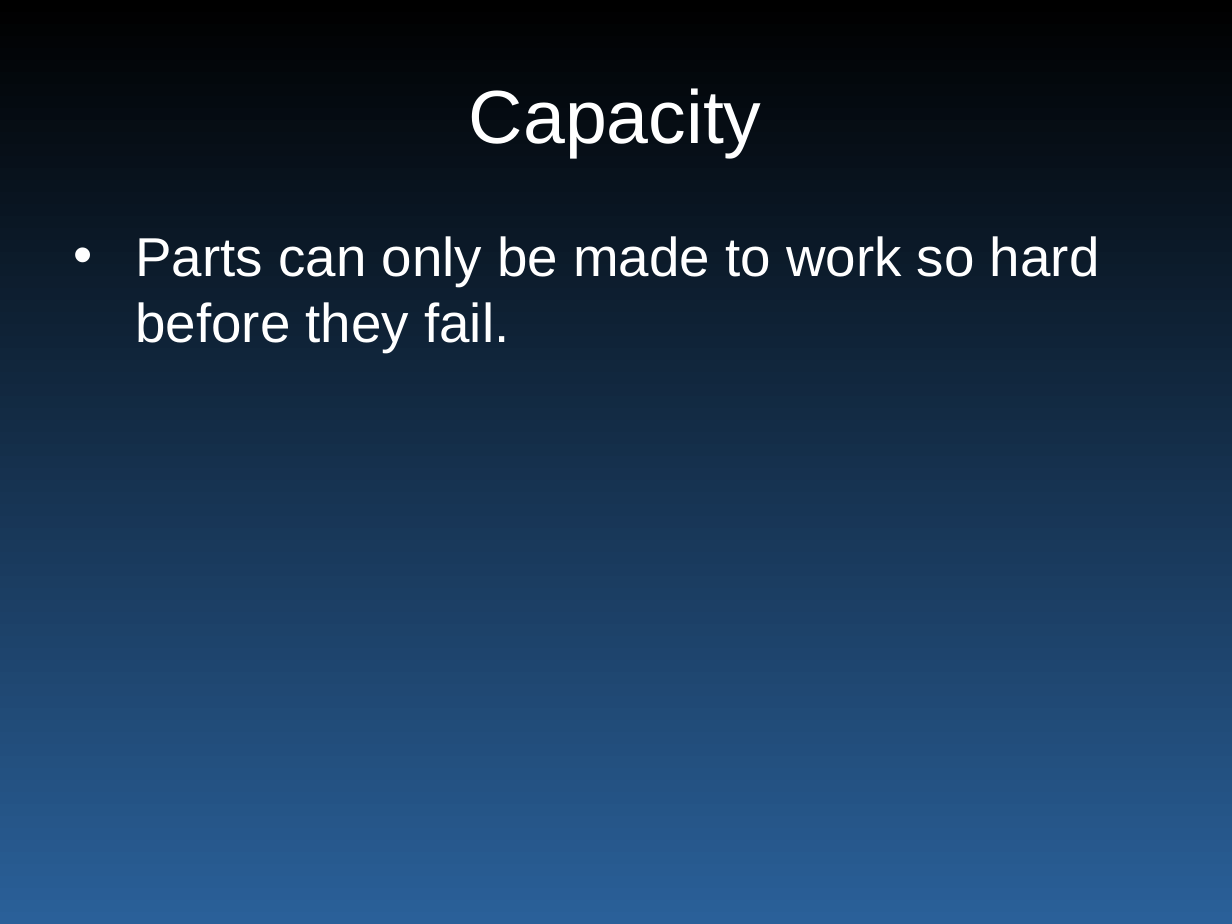
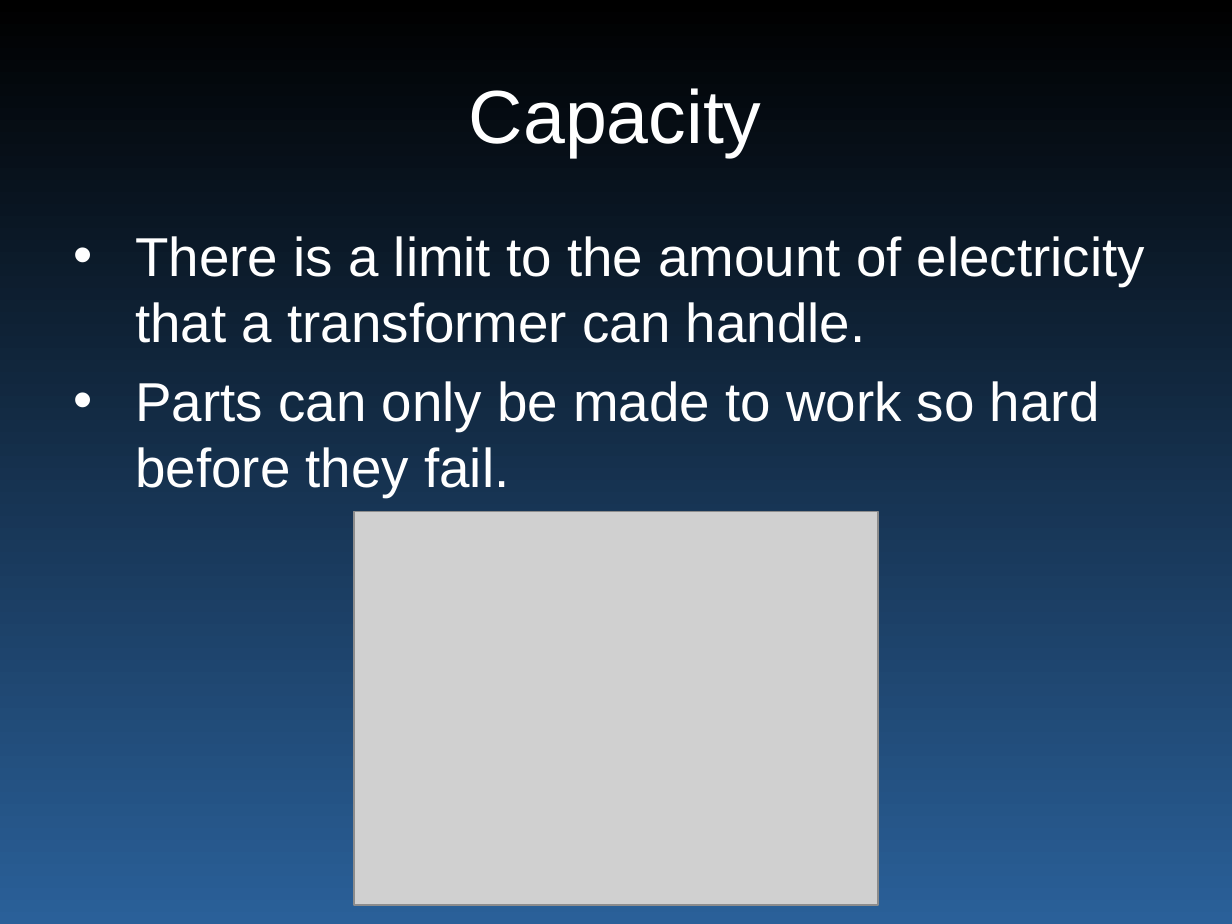
Before and after one commit to wyatt8740/CS460_Capstone, a slide deck: slide 27 of smartgrid_465_merged.pptx. Drawn at 1232x924 pixels with LibreOffice and Linux fonts; fonts in the diff are those of the drawing; grey boxes stand for pictures. Boxes give left, top, right and bottom in pixels: in the first picture for what was removed or moved away, otherwise in the second. Text is boxed around its words. In the diff, an @@ line names an element or a change of style, - is before the commit and + after.

Commit message:
added images and sources, other minor details

```diff
--- a/smartgrid_465_merged.pptx
+++ b/smartgrid_465_merged.pptx
@@ text at (135,236,1145,343): paragraph added @@
+• There is a limit to the amount of electricity that a transformer can handle.
@@ picture added at (354,511,877,904) @@
```
Also in this commit, not shown: 5 other slides changed, 1 slide added.
